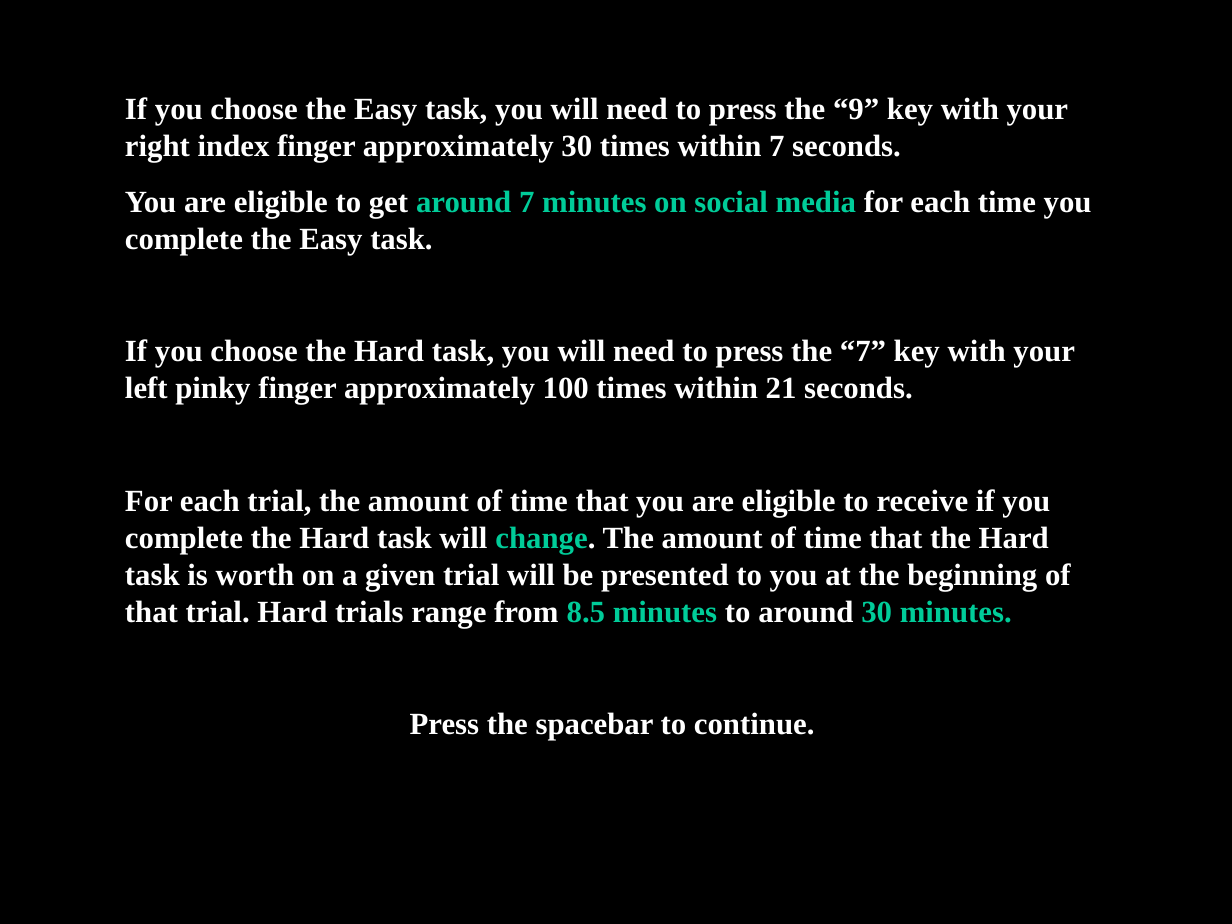
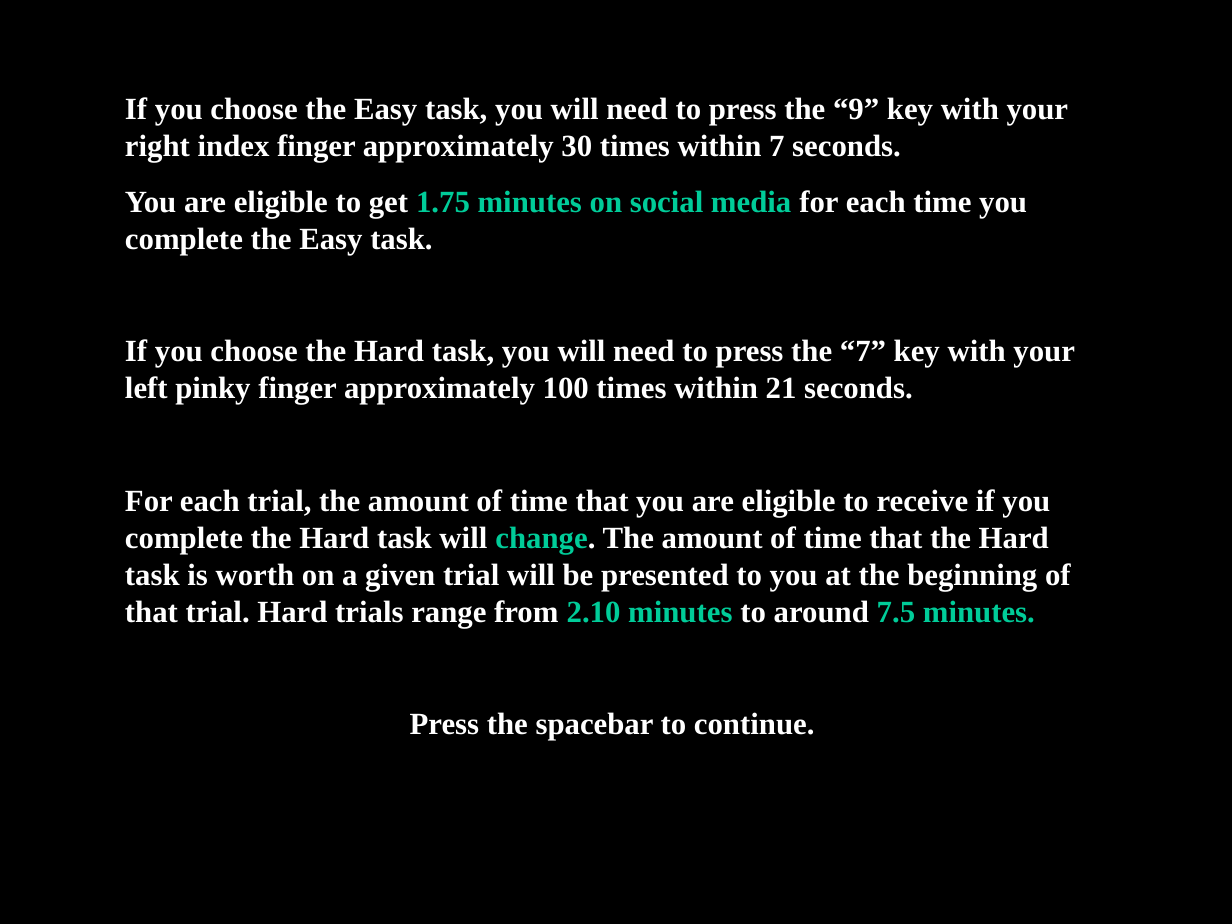
Before and after one commit to DVS-Lab/istart, a slide deck: slide 3 of Mock_Scan/Social/Righthand_Participant_Social_Instructions.ppt. Drawn at 1232x924 pixels with LibreOffice and Linux fonts; fonts in the diff are those of the drawing. Boxes give left, top, right and bottom in pixels: in the first picture for what was removed or moved away, otherwise in the second. Text is boxed around its words. In the diff, an @@ line names an element or a change of style, - is before the commit and + after.

Commit message:
social eefrt instructions updated
Updated socal eefrt task instructions per the new conversions

```diff
--- a/Mock_Scan/Social/Righthand_Participant_Social_Instructions.ppt
+++ b/Mock_Scan/Social/Righthand_Participant_Social_Instructions.ppt
@@ text at (x1=125, y1=190, x2=1027, y2=255): text changed @@
-You are eligible to get around 7 minutes on social media for each time you complete the Easy task.
+You are eligible to get 1.75 minutes on social media for each time you complete the Easy task.
@@ text at (x1=125, y1=489, x2=1071, y2=628): text changed @@
-For each trial, the amount of time that you are eligible to receive if you complete the Hard task will change. The amount of time that the Hard task is worth on a given trial will be presented to you at the beginning of that trial. Hard trials range from 8.5 minutes to around 30 minutes.
+For each trial, the amount of time that you are eligible to receive if you complete the Hard task will change. The amount of time that the Hard task is worth on a given trial will be presented to you at the beginning of that trial. Hard trials range from 2.10 minutes to around 7.5 minutes.
```
Also in this commit, not shown: 1 other slide changed, 1 other file.
